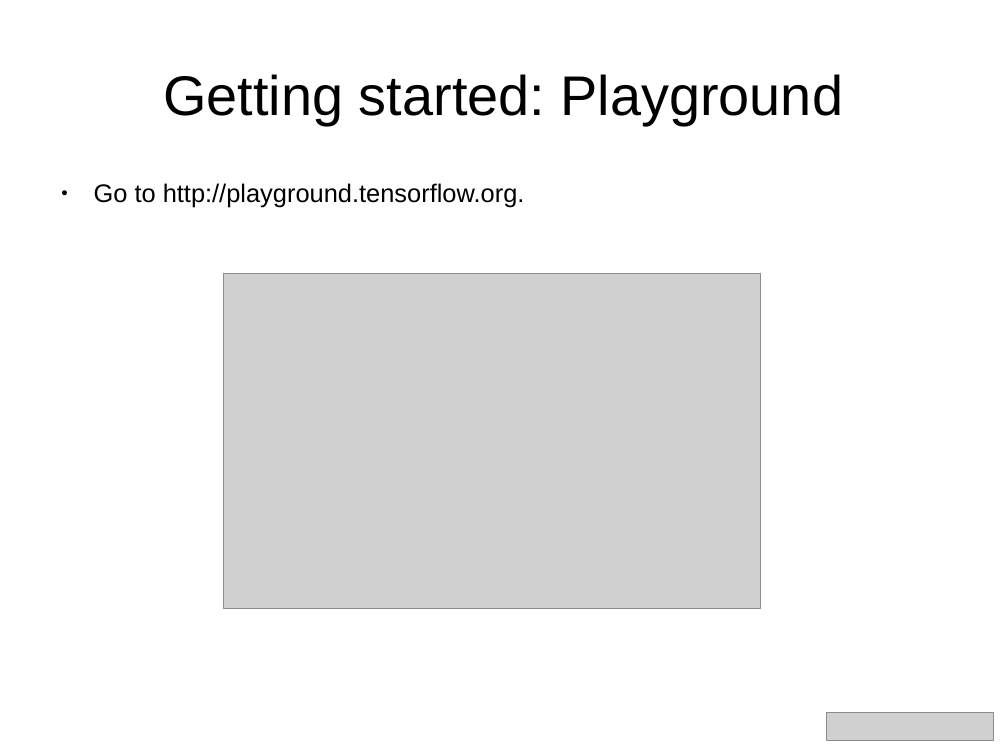
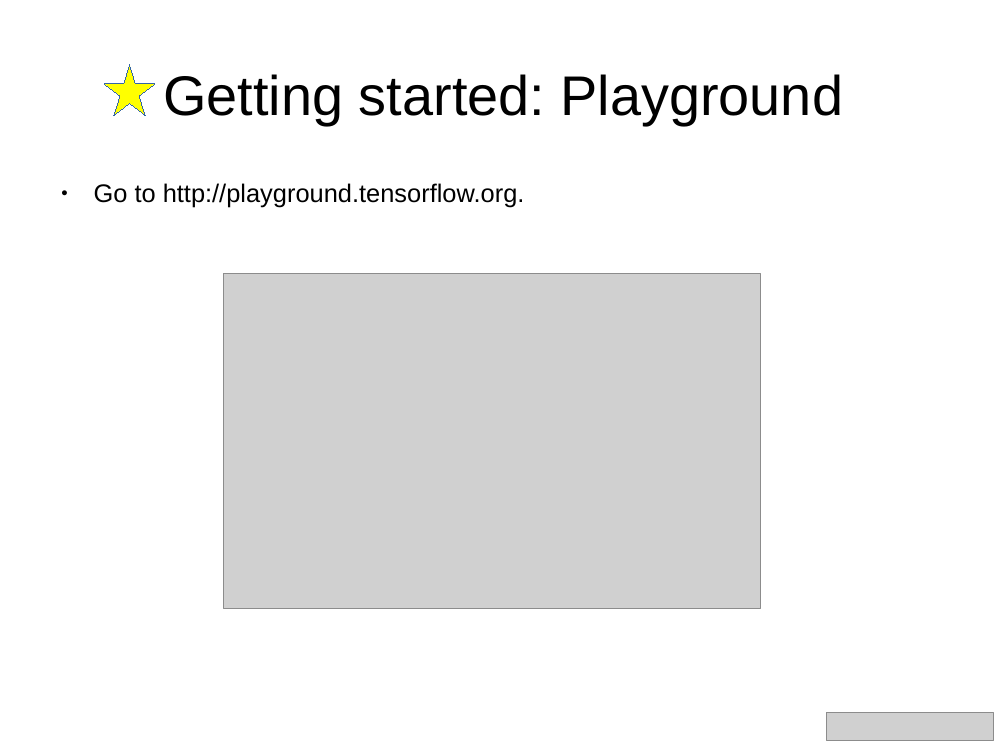
Before and after one commit to aoldemeier/an-introduction-to-tensorflow, a slide deck: slide 5 of slides-english.odp. Drawn at 1008x756 pixels with LibreOffice and Linux fonts; fonts in the diff are those of the drawing; grey boxes stand for pictures. Boxes give left, top, right and bottom in pixels: in the first picture for what was removed or moved away, otherwise in the second. Text is boxed around its words. In the diff, an @@ line names an element or a change of style, - is before the commit and + after.

```diff
--- a/slides-english.odp
+++ b/slides-english.odp
@@ star added at bbox=[104, 65, 155, 115], fill #FFFF00, outline #3465A4 0 pt @@
```
Also in this commit, not shown: 3 other slides changed, 2 slides added, 1 slide removed.
